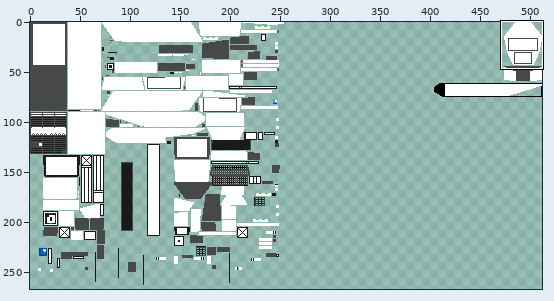
Edited in one commit: sprite sheet (doodle tank Resources/textures/entity/centurion_action_x/default.png). The picture above shows the old version from afar; the outline marks the close-up.
Close-up. Before the commit:
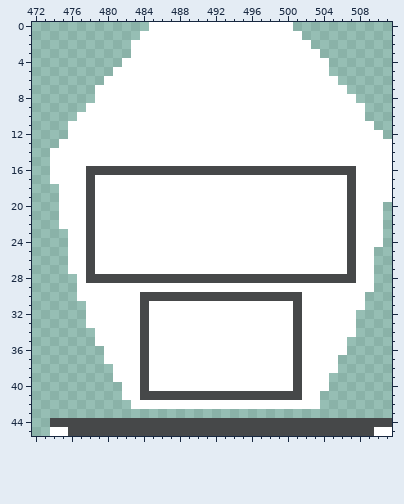
The file is 512x512 pixels. Shown: x 472..511, y 0..45. The wide view leaves out empty margins.
Once edited:
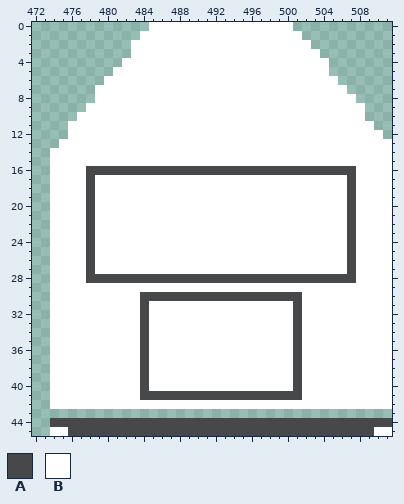
Palette (. is transparent): A #464849  B #ffffff
Edits made:
{"y":18,"x":474,"old":".","new":"B"}
{"y":19,"x":474,"old":".","new":"B"}
{"y":20,"x":474,"old":".","new":"B"}
{"y":20,"x":511,"old":".","new":"B"}
{"y":21,"x":474,"old":".","new":"B"}
{"y":21,"x":511,"old":".","new":"B"}
{"y":22,"x":474,"old":".","new":"B"}
{"y":22,"x":511,"old":".","new":"B"}
{"y":23,"x":474,"old":"..","new":"BB"}
{"y":23,"x":511,"old":".","new":"B"}
{"y":24,"x":474,"old":"..","new":"BB"}
{"y":24,"x":511,"old":".","new":"B"}
{"y":25,"x":474,"old":"..","new":"BB"}
{"y":25,"x":510,"old":"..","new":"BB"}
{"y":26,"x":474,"old":"..","new":"BB"}
{"y":26,"x":510,"old":"..","new":"BB"}
{"y":27,"x":474,"old":"..","new":"BB"}
{"y":27,"x":510,"old":"..","new":"BB"}
{"y":28,"x":474,"old":"...","new":"BBB"}
{"y":28,"x":510,"old":"..","new":"BB"}
{"y":29,"x":474,"old":"...","new":"BBB"}
{"y":29,"x":510,"old":"..","new":"BB"}
{"y":30,"x":474,"old":"...","new":"BBB"}
{"y":30,"x":509,"old":"...","new":"BBB"}
{"y":31,"x":474,"old":"....","new":"BBBB"}
{"y":31,"x":509,"old":"...","new":"BBB"}
{"y":32,"x":474,"old":"....","new":"BBBB"}
{"y":32,"x":508,"old":"....","new":"BBBB"}
{"y":33,"x":474,"old":"....","new":"BBBB"}
{"y":33,"x":508,"old":"....","new":"BBBB"}
{"y":34,"x":474,"old":".....","new":"BBBBB"}
{"y":34,"x":508,"old":"....","new":"BBBB"}
{"y":35,"x":474,"old":".....","new":"BBBBB"}
{"y":35,"x":507,"old":".....","new":"BBBBB"}
{"y":36,"x":474,"old":"......","new":"BBBBBB"}
{"y":36,"x":507,"old":".....","new":"BBBBB"}
{"y":37,"x":474,"old":"......","new":"BBBBBB"}
{"y":37,"x":506,"old":"......","new":"BBBBBB"}
{"y":38,"x":474,"old":".......","new":"BBBBBBB"}
{"y":38,"x":506,"old":"......","new":"BBBBBB"}
{"y":39,"x":474,"old":".......","new":"BBBBBBB"}
{"y":39,"x":505,"old":".......","new":"BBBBBBB"}
{"y":40,"x":474,"old":"........","new":"BBBBBBBB"}
{"y":40,"x":505,"old":".......","new":"BBBBBBB"}
{"y":41,"x":474,"old":"........","new":"BBBBBBBB"}
{"y":41,"x":504,"old":"........","new":"BBBBBBBB"}
{"y":42,"x":474,"old":".........","new":"BBBBBBBBB"}
{"y":42,"x":504,"old":"........","new":"BBBBBBBB"}
{"label":"added","picture_box":[50,184,131,409]}
{"label":"added","picture_box":[320,202,392,409]}
